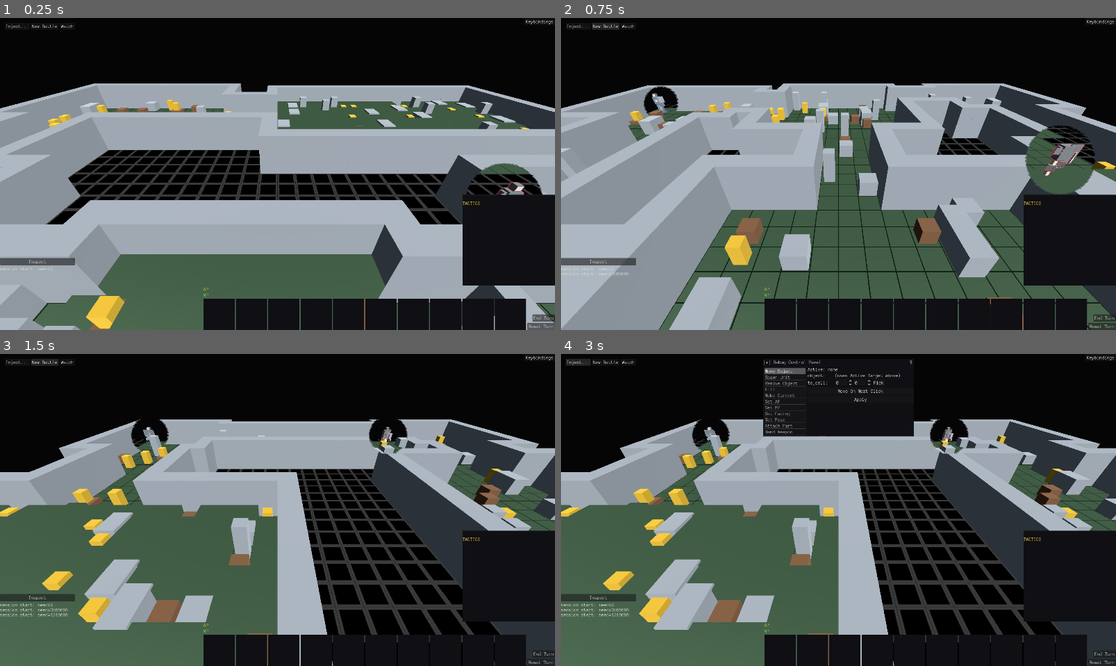
Above: before the commit, frames 1-4 (two rows, left to right).
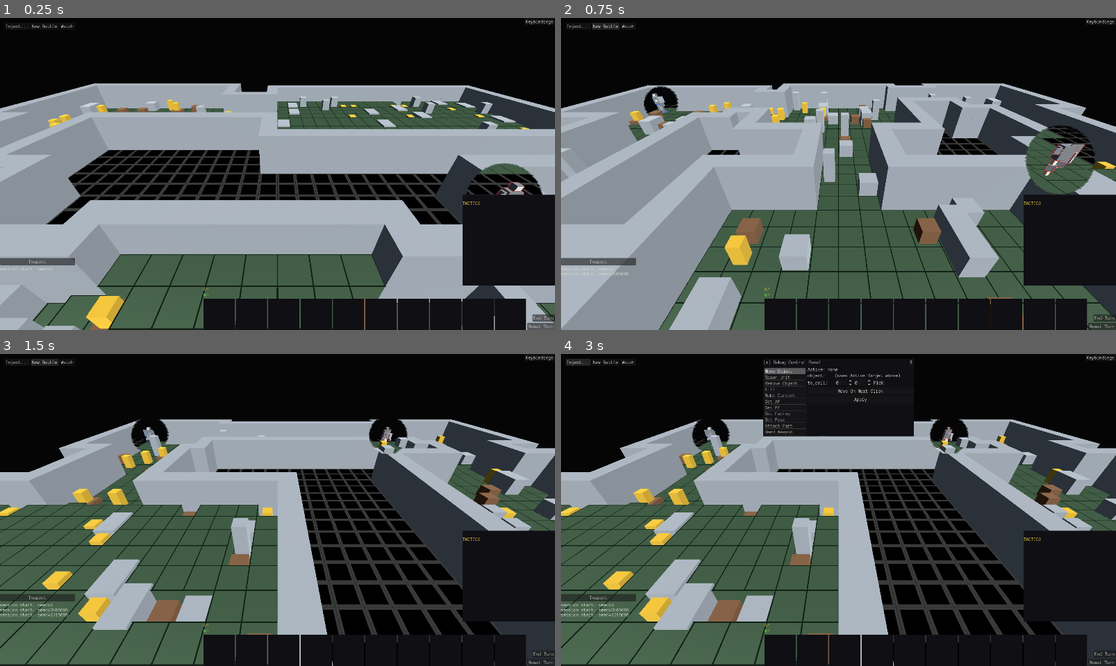
Above: after the commit, the same moments.

Repository: NotUserFriendly/HulkBreakers
Game: Godot game, scene res://src/view/battle_scene.tscn
The game is run twice, just before and just after one commit, with the same random seed, the same clock (stepped at 60 frames per second) and the same inputs.
Inputs:
- Up to frame 1 (0.25 s): no input
- Up to frame 2 (0.75 s): click "New Battle" at 0.5 s
- Up to frame 3 (1.5 s): click "New Battle" at 1.25 s
- Up to frame 4 (3 s): click "Inspect" at 2 s; click "Inject..." at 2.75 s

The runs differ from the first frame. In frame 1, 1.1% of the frame differs, in the area x 8-95%, y 26-100%; in frame 2, less than 0.1%; in frame 3, 2.1%, in the area x 0-97%, y 45-100%; in frame 4, 2.1%.

Commit message:
Taskblock 37 Pass E follow-up: grid lines follow each cell's own terrace height
Grid lines were still one flat mesh at a single world height even after
the ground itself went per-cell -- a raised cell's boundary traced the
old flat plane underneath its terraced floor instead of its real top
face, exactly the gap flagged when the ground fix landed. Each cell now
draws its own complete 4-edge border at its own real height; a shared
edge between same-height neighbors overlaps harmlessly, but a riser
boundary now gets a line framing each side's own step, making the
terrace read clearly instead of one line cutting through it.

Co-Authored-By: Claude Sonnet 5 <noreply@anthropic.com>

Diff:
--- a/src/view/board_view.gd
+++ b/src/view/board_view.gd
@@ -360,42 +360,50 @@
 ## wide quads, not 1px GPU line primitives (no shader/LOD trick — just
 ## actual geometry with a real width, drawn with the same real-width
 ## convention D2's leg lines / F2's targeting line already use).
-## taskblock-37 Pass E: KNOWN GAP, not fixed this pass — still one flat
-## mesh at `GRID_LINE_HEIGHT` for the whole grid, unlike `_build_terrain`'s
-## now-per-cell tiles. A raised cell's own boundary lines still trace the
-## OLD flat ground plane underneath its terraced floor, not its real top
-## face. Flagged rather than silently left inconsistent; would need the
-## same per-cell-segment treatment `_build_terrain` just got.
+## taskblock-37 Pass E follow-up (supervisor): per-cell now, each cell
+## drawing its own complete 4-edge border at THAT cell's own real height
+## (`UnitGeometry.true_height_for_cell`) — the same per-cell treatment
+## `_build_terrain` already has, closing the gap flagged when the ground
+## itself first went per-cell. A shared edge between two same-height
+## neighbors is simply drawn twice (perfectly overlapping geometry, no
+## visible difference) rather than deduplicated; a riser boundary between
+## two different-height cells is what makes that simplicity pay off — each
+## side's own border lands right at the edge of its own step, framing the
+## terrace instead of both tracing one flat plane through it.
 func _build_grid_lines(p_grid: Grid) -> MeshInstance3D:
 	var instance := MeshInstance3D.new()
 	var mesh := ImmediateMesh.new()
 	var cell_size: float = UnitGeometry.CELL_SIZE
 	var half: float = cell_size * 0.5
 	var half_width: float = GRID_LINE_WIDTH * 0.5
-	var min_x: float = -half
-	var max_x: float = (p_grid.width - 1) * cell_size + half
-	var min_z: float = -half
-	var max_z: float = (p_grid.rows - 1) * cell_size + half
 
 	mesh.surface_begin(Mesh.PRIMITIVE_TRIANGLES, WorldPalette.overlay_material(GRID_LINE_COLOR))
-	for x in range(p_grid.width + 1):
-		var wx: float = x * cell_size - half
-		_add_quad(
-			mesh,
-			Vector3(wx - half_width, GRID_LINE_HEIGHT, min_z),
-			Vector3(wx + half_width, GRID_LINE_HEIGHT, min_z),
-			Vector3(wx + half_width, GRID_LINE_HEIGHT, max_z),
-			Vector3(wx - half_width, GRID_LINE_HEIGHT, max_z)
-		)
-	for z in range(p_grid.rows + 1):
-		var wz: float = z * cell_size - half
-		_add_quad(
-			mesh,
-			Vector3(min_x, GRID_LINE_HEIGHT, wz - half_width),
-			Vector3(max_x, GRID_LINE_HEIGHT, wz - half_width),
-			Vector3(max_x, GRID_LINE_HEIGHT, wz + half_width),
-			Vector3(min_x, GRID_LINE_HEIGHT, wz + half_width)
-		)
+	for y in range(p_grid.rows):
+		for x in range(p_grid.width):
+			var cell := Vector2i(x, y)
+			var wy: float = UnitGeometry.true_height_for_cell(cell, p_grid) + GRID_LINE_HEIGHT
+			var cx: float = x * cell_size
+			var cz: float = y * cell_size
+			var x_min: float = cx - half - half_width
+			var x_max: float = cx + half + half_width
+			var z_min: float = cz - half - half_width
+			var z_max: float = cz + half + half_width
+			for wx: float in [cx - half, cx + half]:
+				_add_quad(
+					mesh,
+					Vector3(wx - half_width, wy, z_min),
+					Vector3(wx + half_width, wy, z_min),
+					Vector3(wx + half_width, wy, z_max),
+					Vector3(wx - half_width, wy, z_max)
+				)
+			for wz: float in [cz - half, cz + half]:
+				_add_quad(
+					mesh,
+					Vector3(x_min, wy, wz - half_width),
+					Vector3(x_max, wy, wz - half_width),
+					Vector3(x_max, wy, wz + half_width),
+					Vector3(x_min, wy, wz + half_width)
+				)
 	mesh.surface_end()
 
 	instance.mesh = mesh
--- a/test/unit/view/test_board_view.gd
+++ b/test/unit/view/test_board_view.gd
@@ -247,6 +247,33 @@
 	assert_almost_eq(aabb.end.z, (grid.rows - 1) * cell_size + half + half_width, 0.0001)
 
 
+## taskblock-37 Pass E follow-up (supervisor): grid lines used to be one
+## flat mesh at a single world height — a raised cell's own boundary now
+## reaches its real top face, the same per-cell treatment `_build_terrain`
+## already has, read back from the built mesh's own AABB.
+func test_grid_lines_reflect_a_raised_cells_own_height() -> void:
+	var grid := Grid.new(4, 3)
+	grid.set_level(Vector2i(2, 1), 2)
+	var view := BoardView.new()
+	add_child_autofree(view)
+	view.build(grid, DataLibrary.material_table())
+
+	var grid_lines: MeshInstance3D = view._static.get_child(1)
+	var aabb: AABB = grid_lines.mesh.get_aabb()
+	assert_almost_eq(
+		aabb.position.y,
+		BoardView.GRID_LINE_HEIGHT,
+		0.0001,
+		"the rest of the grid stays at ground level"
+	)
+	assert_almost_eq(
+		aabb.end.y,
+		2.0 * UnitGeometry.LEVEL_HEIGHT + BoardView.GRID_LINE_HEIGHT,
+		0.0001,
+		"the raised cell's own border must reach its real height"
+	)
+
+
 ## docs/10 taskblock03 I: the original color was "nearly the same value" as
 ## the ground — pushed far enough apart now that this margin is generous,
 ## not a rounding-error-sized gap.
